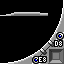
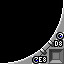
The second 64x64 image is a revision of the first. Changes to its layers:
removed layer "Layer 10" over [0, 12, 48, 16]
